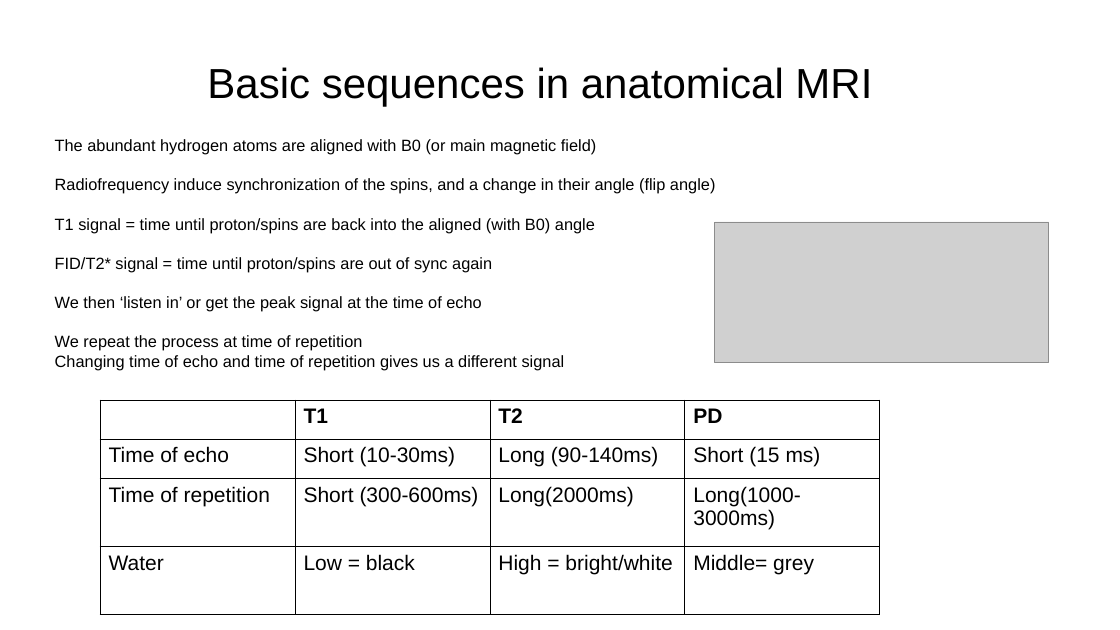
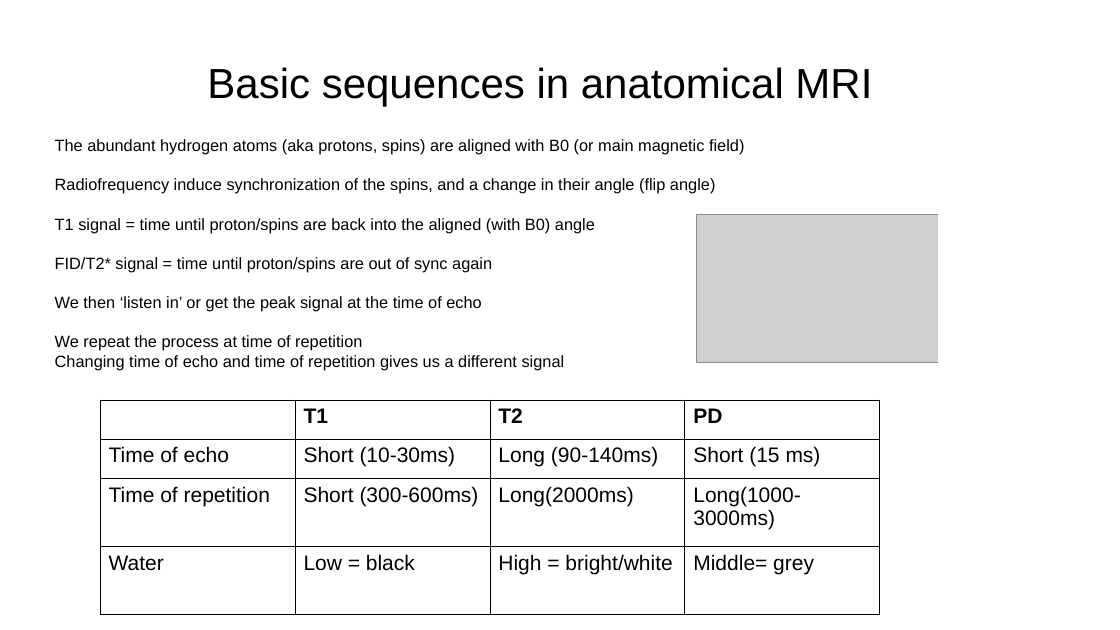
Before and after one commit to esciencecenter-digital-skills/medical-image-processing-materials, a slide deck: slide 5 of presentations/mri_lecture.pptx. Drawn at 1120x630 pixels with LibreOffice and Linux fonts; fonts in the diff are those of the drawing; grey boxes stand for pictures; background and template pictures are left out. Boxes give left, top, right and bottom in pixels: in the first picture for what was removed or moved away, otherwise in the second. Text is boxed around its words. In the diff, an @@ line names an element or a change of style, - is before the commit and + after.

Commit message:
update gen ai

```diff
--- a/presentations/mri_lecture.pptx
+++ b/presentations/mri_lecture.pptx
@@ text at bbox=[55, 139, 744, 155]: text changed @@
-The abundant hydrogen atoms are aligned with B0 (or main magnetic field)
+The abundant hydrogen atoms (aka protons, spins) are aligned with B0 (or main magnetic field)
@@ rectangle added at bbox=[939, 205, 1055, 378], fill #FFFFFF, outline #FFFFFF 2 pt @@
@@ picture: place and size @@
-picture at bbox=[715, 222, 1049, 362]
+picture at bbox=[697, 214, 1049, 362]
```
Also in this commit, not shown: 2 other slides changed.
